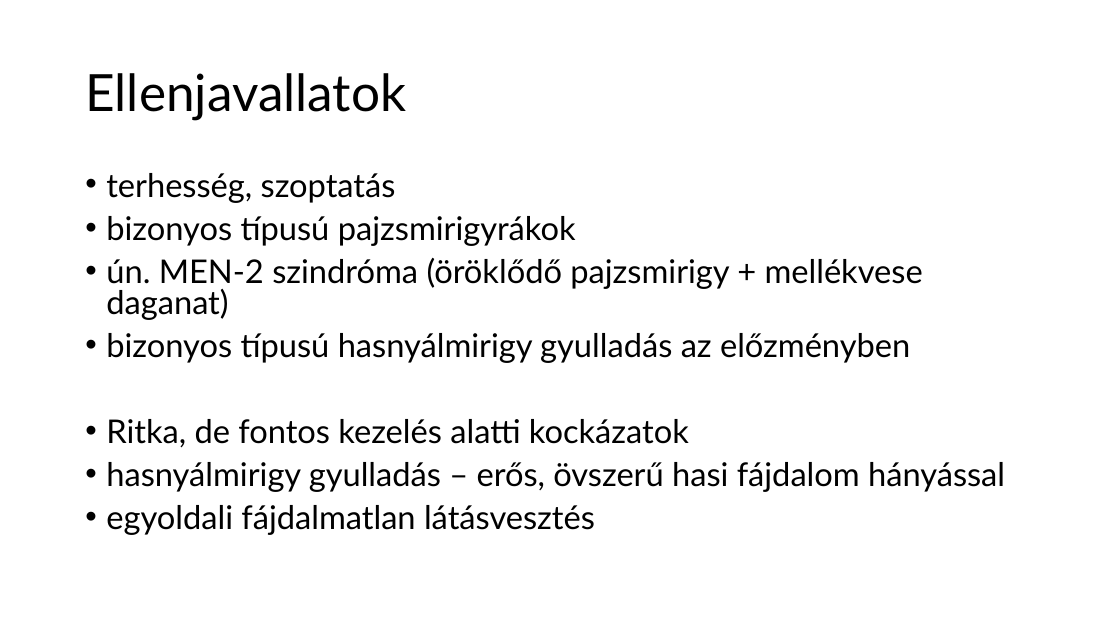
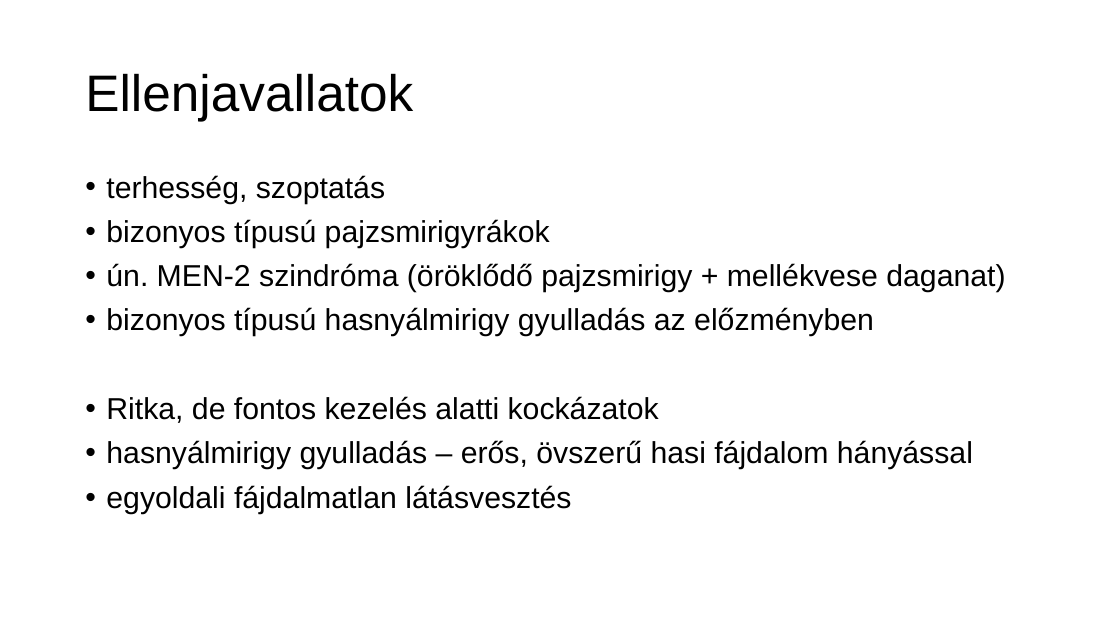
Before and after one commit to sasaleese/common, a slide deck: slide 5 of Testsúlycsökkentő gyógyszeres terápiák.pptx. Drawn at 1120x630 pixels with LibreOffice and Linux fonts; fonts in the diff are those of the drawing. Boxes give left, top, right and bottom in pixels: in the first picture for what was removed or moved away, otherwise in the second. Text is boxed around its words. In the diff, an @@ line names an element or a change of style, - is before the commit and + after.

```diff
--- a/Testsúlycsökkentő gyógyszeres terápiák.pptx
+++ b/Testsúlycsökkentő gyógyszeres terápiák.pptx
@@ title "Ellenjavallatok" at [85,73,413,121]: font Lato to Arial @@
@@ text "terhesség, szoptatás" at [106,175,1005,514]: size 28 to 25.9 pt, font Lato to Arial; line spacing 0.8 to 0.9 @@
```
Also in this commit, not shown: 8 other slides changed, 2 other files.
